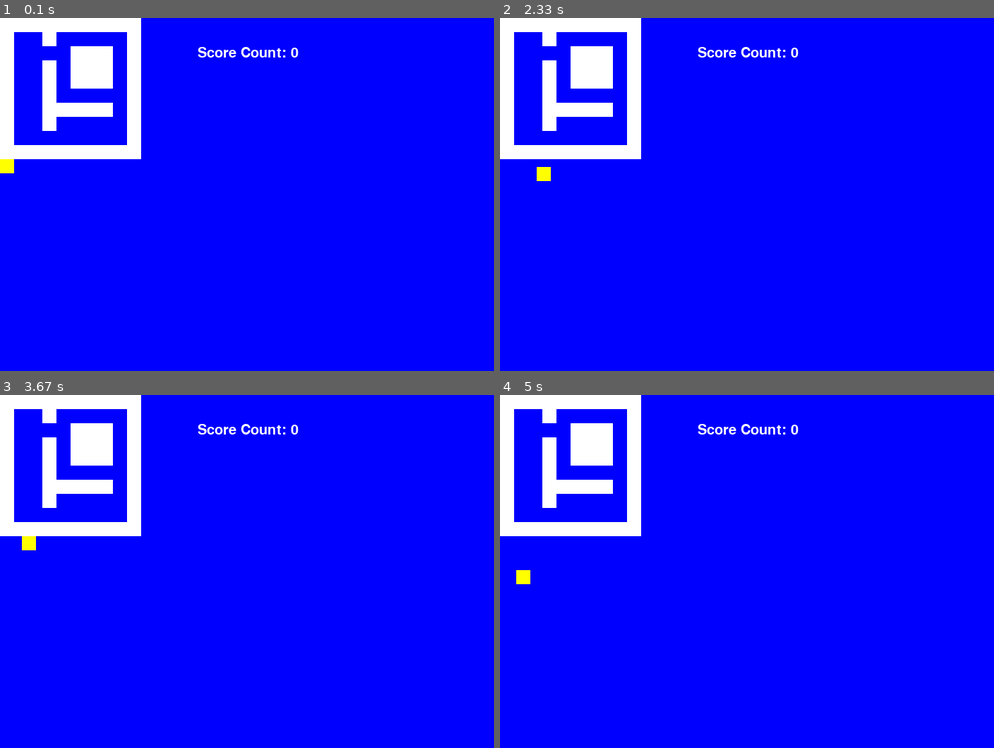
Above: before the commit, frames 1-4 (two rows, left to right).
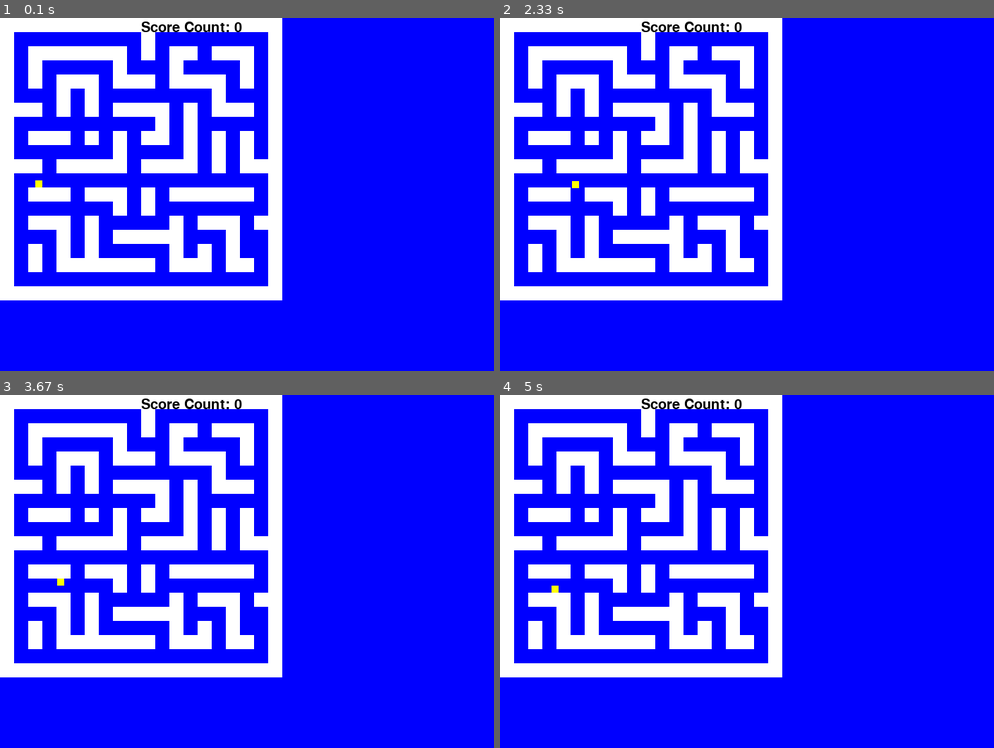
Above: after the commit, the same moments.

Repository: WillO1987/WillO-tasks
Game: pygame game, started from pygame/pacman.py
Two runs of this game, one before a commit and one after it. Both use one fixed random seed, a clock stepped at 60 frames per second and the inputs below.
Inputs:
- Up to frame 1 (0.1 s): no input
- Up to frame 2 (2.33 s): hold Right 0.33-0.8 s; hold Up 0.83-1.13 s; hold Right 1.17-1.63 s; hold Left 1.67-2.2 s; hold Down from 2.23 s (still down)
- Up to frame 3 (3.67 s): release Down at 2.53 s; hold Left 2.57-2.97 s; hold Up 3-3.37 s; hold Right from 3.4 s (still down)
- Up to frame 4 (5 s): release Right at 4.03 s; hold Down 4.07-4.43 s; hold Left 4.47-4.93 s; hold Right from 4.97 s (still down)

The runs differ from the first frame. In frame 1, 23% of the frame differs, in the area x 0-61%, y 0-80%; in frame 2, 23%; in frame 3, 23%; in frame 4, 23%.

Commit message:
Update pacman.py

Diff:
--- a/pygame/pacman.py
+++ b/pygame/pacman.py
@@ -145,8 +145,8 @@
 #global variables
 x_val2 = 350
 enemy_count = 5
-x_val = 0
-y_val = 200
+x_val = 50
+y_val = 230
 x_offset = 1
 pi= 3.141592652
 counter = 0
@@ -159,7 +159,7 @@
 ghost_sprites = pygame.sprite.Group()
 pacman_sprite = pygame.sprite.Group()
 # create player spaceship
-player = Pacman(20 , 20 , x_val , y_val , 3)
+player = Pacman(10 , 10 , x_val , y_val , 3)
 pacman_sprite.add(player)
 all_sprites.add(player)
 #set the enemy count
@@ -167,19 +167,36 @@
 
 ghost = Ghost(5,5)
 #<---------- MAP MAKE HERE ----------------->
-map =[[1,1,1,1,1,1,1,1,1,1],
-      [1,0,0,0,0,0,0,0,0,1],
-      [1,0,0,0,0,0,0,0,0,1],
-      [1,1,0,1,1,1,1,1,0,1],
-      [1,0,0,0,0,0,1,0,0,1],
-      [1,0,1,1,1,0,1,0,0,1],
-      [1,0,1,1,1,0,1,0,0,1],
-      [1,0,1,1,1,0,1,0,0,1],
-      [1,0,0,0,0,0,0,0,0,1],
-      [1,1,1,1,1,1,1,1,1,1]]
-
-for y in range(0,10):
-    for x in range(0,10):
+
+map = [
+    [1, 1, 1, 1, 1, 1, 1, 1, 1, 1, 1, 1, 1, 1, 1, 1, 1, 1, 1, 1],
+    [1, 0, 0, 0, 0, 0, 1, 0, 0, 0, 1, 0, 0, 0, 0, 0, 0, 0, 0, 1],
+    [1, 0, 1, 1, 1, 0, 1, 0, 1, 0, 1, 0, 1, 0, 1, 0, 1, 1, 0, 1],
+    [1, 0, 1, 0, 0, 0, 0, 0, 1, 0, 0, 0, 1, 0, 1, 0, 0, 0, 0, 1],
+    [1, 0, 1, 0, 1, 1, 1, 0, 1, 0, 1, 0, 1, 0, 1, 1, 1, 1, 0, 1],
+    [1, 0, 1, 0, 1, 0, 0, 0, 0, 0, 1, 0, 0, 0, 0, 0, 0, 1, 0, 1],
+    [1, 0, 1, 0, 1, 1, 1, 0, 1, 0, 1, 0, 1, 0, 1, 1, 1, 1, 0, 1],
+    [1, 0, 1, 0, 0, 0, 0, 0, 0, 0, 1, 0, 1, 0, 0, 0, 0, 1, 0, 1],
+    [1, 0, 1, 1, 1, 0, 1, 0, 1, 1, 1, 0, 1, 1, 0, 1, 0, 1, 0, 1],
+    [1, 0, 0, 0, 1, 0, 1, 0, 0, 0, 0, 0, 0, 0, 0, 1, 0, 1, 0, 1],
+    [1, 1, 1, 0, 1, 0, 1, 0, 1, 0, 1, 0, 1, 1, 0, 1, 0, 1, 0, 1],
+    [1, 0, 0, 0, 0, 0, 1, 1, 1, 0, 1, 0, 0, 0, 0, 1, 0, 0, 0, 1],
+    [1, 0, 1, 1, 1, 0, 0, 0, 0, 0, 1, 0, 1, 0, 1, 1, 1, 1, 0, 1],
+    [1, 0, 1, 0, 1, 0, 1, 1, 1, 1, 1, 0, 1, 0, 0, 0, 0, 1, 0, 1],
+    [1, 0, 0, 0, 1, 0, 0, 0, 0, 0, 0, 0, 1, 0, 1, 0, 1, 1, 0, 1],
+    [1, 0, 1, 0, 1, 1, 1, 0, 1, 1, 1, 0, 1, 0, 1, 0, 0, 0, 0, 1],
+    [1, 0, 1, 0, 0, 0, 1, 0, 0, 0, 0, 0, 1, 0, 1, 1, 1, 1, 0, 1],
+    [1, 0, 1, 1, 1, 0, 1, 0, 1, 1, 1, 0, 1, 0, 0, 0, 0, 1, 0, 1],
+    [1, 0, 0, 0, 0, 0, 0, 0, 0, 0, 1, 0, 0, 0, 1, 0, 0, 0, 0, 1],
+    [1, 1, 1, 1, 1, 1, 1, 1, 1, 1, 1, 1, 1, 1, 1, 1, 1, 1, 1, 1],
+]
+
+# ... (rest of your code remains the same)
+
+
+
+for y in range(0,20):
+    for x in range(0,20):
         if map[x][y] == 1:
             my_wall = Block(WHITE ,20 , 20 , x*20 , y*20)
             wall_list.add(my_wall)
@@ -221,10 +238,10 @@
 
     #messages at the top
     realscore = score
-    score_count = font.render("Score Count: " + str(realscore), True, WHITE)
+    score_count = font.render("Score Count: " + str(realscore), True, BLACK)
     # endmessage = font.render(end, True, WHITE)
     # screen.blit(endmessage, [271,103])
-    screen.blit(score_count, [280,40])
+    screen.blit(score_count, [200,4])
 
     # --- Go ahead and update the screen with what we've drawn.
     pygame.display.flip()
